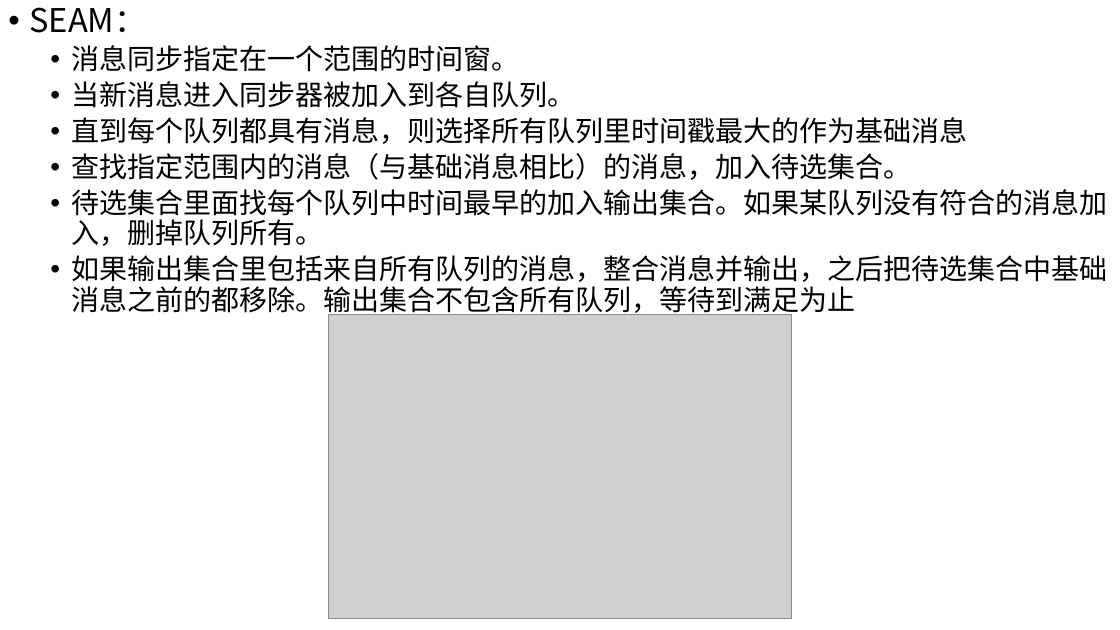
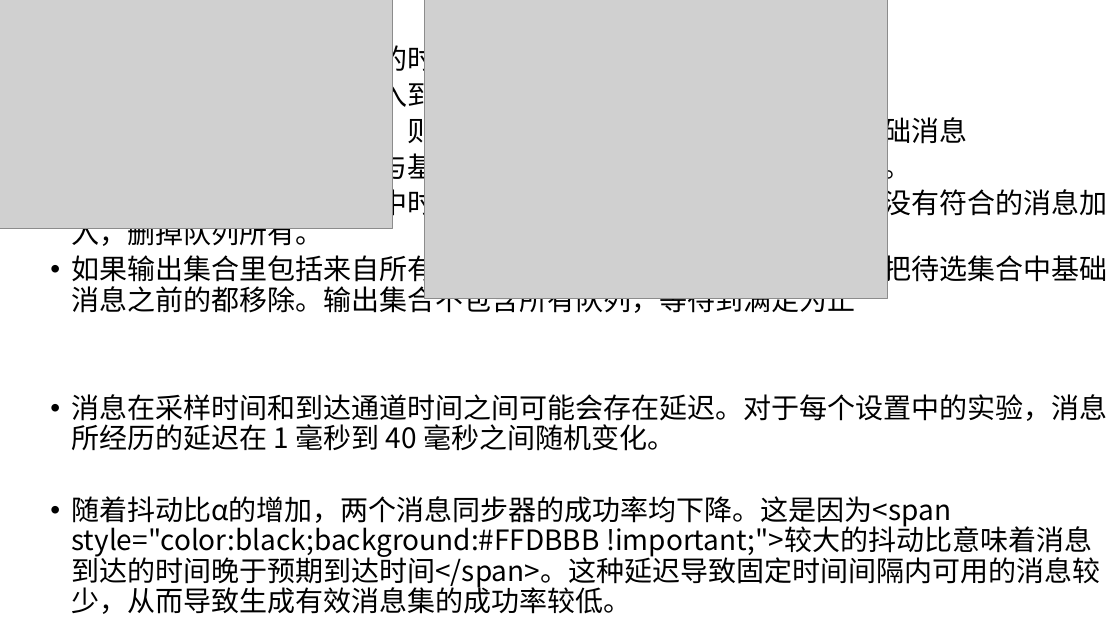
Before and after one commit to wsm6636/note, a slide deck: slide 2 of 06-ppt/discussion/0514 - 副本.pptx. Drawn at 1120x630 pixels with LibreOffice and Linux fonts; fonts in the diff are those of the drawing; grey boxes stand for pictures. Boxes give left, top, right and bottom in pixels: in the first picture for what was removed or moved away, otherwise in the second. Text is boxed around its words. In the diff, an @@ line names an element or a change of style, - is before the commit and + after.

```diff
--- a/06-ppt/discussion/0514 - 副本.pptx
+++ b/06-ppt/discussion/0514 - 副本.pptx
@@ picture added at box(0, 0, 392, 229) @@
@@ picture: place and size @@
-picture at box(329, 315, 792, 618)
+picture at box(424, 0, 887, 298)
@@ text at box(71, 394, 1107, 614): paragraphs added @@
+  • 消息在采样时间和到达通道时间之间可能会存在延迟。对于每个设置中的实验，消息所经历的延迟在 1 毫秒到 40 毫秒之间随机变化。
+  • 随着抖动比α的增加，两个消息同步器的成功率均下降。这是因为<span style="color:black;background:#FFDBBB !important;">较大的抖动比意味着消息到达的时间晚于预期到达时间</span>。这种延迟导致固定时间间隔内可用的消息较少，从而导致生成有效消息集的成功率较低。
```
Also in this commit, not shown: 5 other files.
